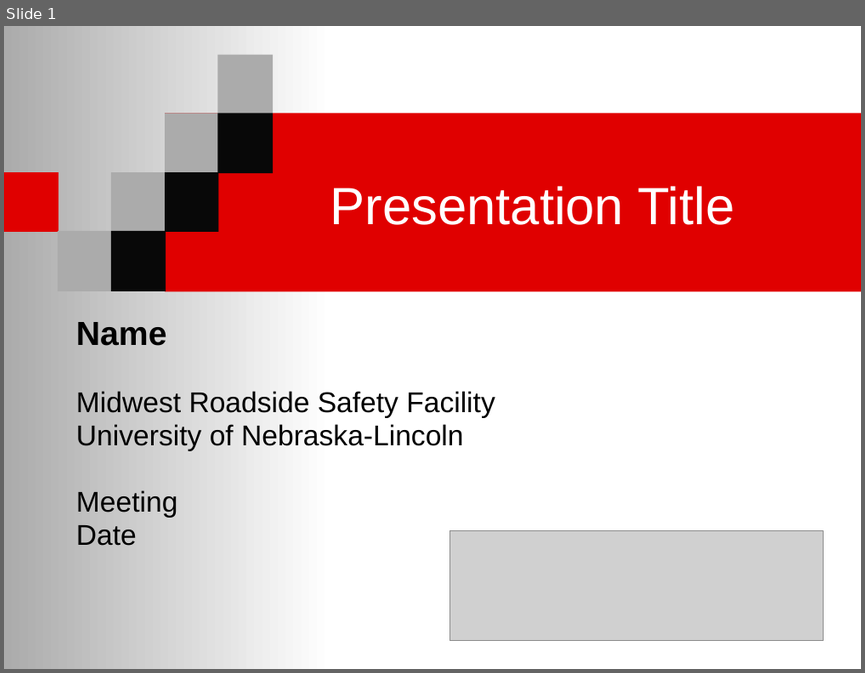
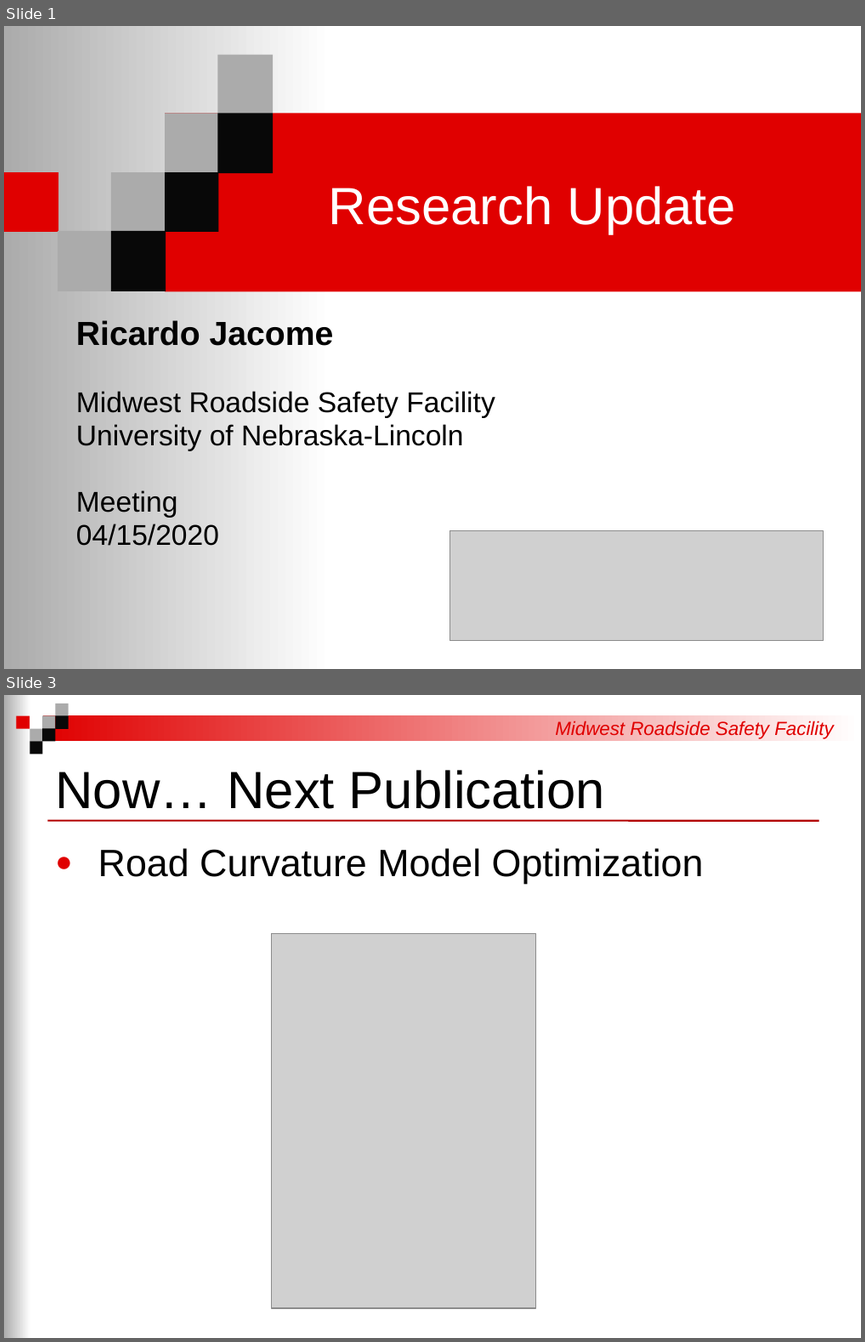
Before and after one commit to RickJacome/CurriculumVitae, a slide deck: Template - MwRSF Standard Presentation.pptx. Shown one above the other, each under a label of ours: slide 1 before the commit, slides 1 and 3 after it; the slides between them are not shown. The pictures are 865x673 and 865x1342 pixels, drawn with LibreOffice and Linux fonts; fonts in the diff are those of the drawing; grey boxes stand for pictures; background and template pictures are left out. Boxes give left, top, right and bottom in pixels: in the first picture for what was removed or moved away, otherwise in the second. Text is boxed around its words. In the diff, an @@ line names an element or a change of style, - is before the commit and + after.

```diff
--- a/Template - MwRSF Standard Presentation.pptx
+++ b/Template - MwRSF Standard Presentation.pptx
@@ slide 3 added at bbox=[4, 695, 861, 1338], background #FFFFFF @@
@@ rectangle added at bbox=[4, 695, 30, 1338], fill gradient #ABABAB to #FFFFFF @@
@@ rectangle added at bbox=[16, 715, 29, 728], fill #E00000 @@
@@ rectangle added at bbox=[42, 715, 861, 741], fill gradient #E00000 to #FFFFFF @@
@@ rectangle added at bbox=[42, 715, 55, 728], fill #ABABAB @@
@@ rectangle added at bbox=[55, 703, 69, 716], fill #ABABAB @@
@@ rectangle added at bbox=[55, 715, 69, 728], fill #080808 @@
@@ rectangle added at bbox=[30, 728, 42, 741], fill #ABABAB @@
@@ rectangle added at bbox=[30, 741, 42, 755], fill #080808 @@
@@ rectangle added at bbox=[42, 728, 55, 741], fill #080808 @@
@@ text added at bbox=[555, 721, 833, 739], 16 pt, text #E00000, italic @@
+Midwest Roadside Safety Facility
@@ title added at bbox=[55, 770, 605, 809], 44 pt, text #000000 @@
+Now… Next Publication
@@ line added from (47, 821) to (819, 821), #B20000 1.5 pt @@
@@ text added at bbox=[98, 848, 704, 884], 32 pt, text #000000 @@
+● Road Curvature Model Optimization
@@ picture added at bbox=[271, 934, 535, 1309] @@
@@ slide 1 changed as well @@
@@ title at bbox=[329, 186, 737, 234]: text changed @@
-Presentation Title
+Research Update
@@ subtitle at bbox=[76, 320, 334, 346]: text changed @@
-Name
+Ricardo Jacome
@@ subtitle at bbox=[76, 523, 219, 545]: text changed @@
-Date
+04/15/2020
```
Also in this commit, not shown: 3 other slides added, 1 slide removed.
